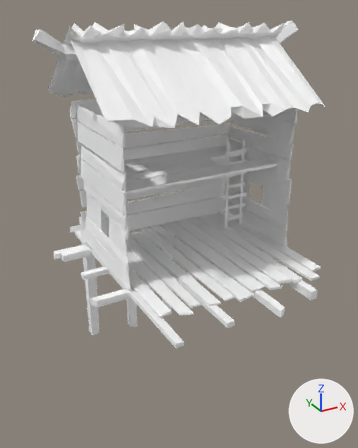
The FBX model Assets/Resources/Hut/GL-Manmade-01-LOD2.fbx: old version first, new version second.
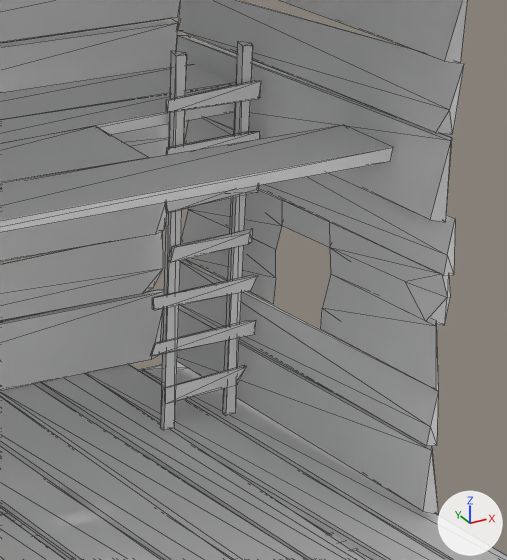
Each version is shown whole from a 50 mm camera at (-30.4, -50.4, 32.6) aimed at (-0.3, 4.3, 5.2), then close up on the part from 52% to 85% of the width and 29% to 57% of the height. The axes (+X, +Y, +Z) are drawn at lower right. The lights are the same throughout. The close-ups show mesh edges as thin lines. Where no turn or scale is listed for an object, it has been applied to the vertices. Vertices at the same position are counted once.

Names of what the first close-up shows: 'GL-Manmade-01-LOD2'.
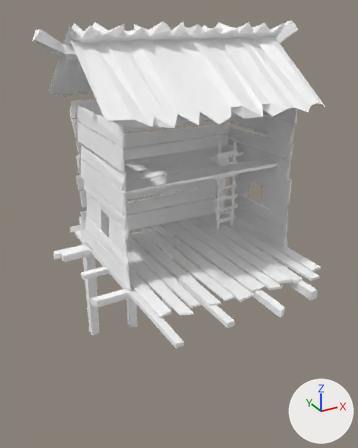
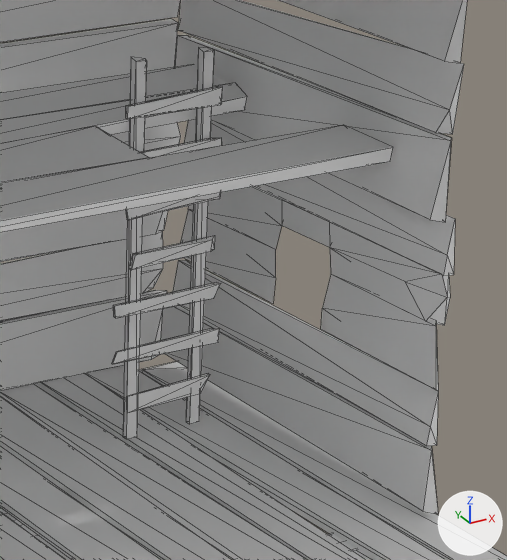
Where the newer file only moved an object's origin or applied its transform, the numbers keep the older frame.

What differs and where, as boxes (x1, y1, x2, y2) in the close-ups (507 x 560 px; the box of a moved part takes in the faces that stretch with it):
part 1 of me_untitled_002, moved or reshaped
    before: (167, 228, 252, 262)
    after: (128, 235, 215, 270)
part 2 of me_untitled_002, moved or reshaped
    before: (165, 185, 259, 214)
    after: (125, 192, 221, 221)
part 3 of me_untitled_002, moved or reshaped
    before: (166, 131, 260, 155)
    after: (140, 138, 222, 158)
part 4 of me_untitled_002, moved or reshaped
    before: (166, 81, 261, 113)
    after: (126, 87, 223, 119)
part 5 of me_untitled_002, moved or reshaped
    before: (165, 365, 247, 404)
    after: (127, 374, 210, 412)
part 6 of me_untitled_002, moved or reshaped
    before: (150, 320, 256, 356)
    after: (112, 328, 220, 364)
part 7 of me_untitled_002, moved or reshaped
    before: (152, 275, 258, 310)
    after: (113, 282, 221, 318)
part 8 of me_untitled_002, moved or reshaped
    before: (160, 51, 187, 430)
    after: (123, 57, 147, 439)
part 9 of me_untitled_002, moved or reshaped
    before: (222, 41, 253, 415)
    after: (186, 47, 214, 424)

The change, as a diff of the scene's bpy script:
```diff
--- a/Assets/Resources/Hut/GL-Manmade-01-LOD2.fbx.py
+++ b/Assets/Resources/Hut/GL-Manmade-01-LOD2.fbx.py
@@ me_untitled_002 @@
 me_untitled_002.from_pydata(...)  # 900 vertices, 1278 faces; spans x -18.6..18.6, y -21.0..12.9, z -43.9..5.2
 # used by ob_gl_manmade_01_lod2; location = (2.25, 7.59, 25.79)
+# me_untitled_002 part 1: the loose piece of 8 vertices spanning x 8.1..11.7, y 1.1..1.3, z -18.8..-18.1 is moved by (-1.6, 0.0, 0.0)
+# me_untitled_002 part 2: the loose piece of 8 vertices spanning x 7.9..11.9, y 1.1..1.3, z -17.0..-16.3 is moved by (-1.6, 0.0, 0.0)
+# me_untitled_002 part 3: the loose piece of 11 vertices spanning x 7.9..11.7, y 1.1..1.2, z -15.1..-14.5 is moved by (-1.6, 0.0, 0.0)
+# me_untitled_002 part 4: the loose piece of 8 vertices spanning x 7.8..11.7, y 1.1..1.2, z -13.4..-12.7 is moved by (-1.6, 0.0, 0.0)
+# me_untitled_002 part 5: the loose piece of 7 vertices spanning x 8.3..11.8, y 1.2..1.3, z -24.2..-23.4 is moved by (-1.6, 0.0, 0.0)
+# me_untitled_002 part 6: the loose piece of 8 vertices spanning x 7.6..12.1, y 1.2..1.3, z -22.2..-21.7 is moved by (-1.6, 0.0, 0.0)
+# me_untitled_002 part 7: the loose piece of 8 vertices spanning x 7.6..12.0, y 1.2..1.3, z -20.5..-19.9 is moved by (-1.6, 0.0, 0.0)
+# me_untitled_002 part 8: the loose piece of 9 vertices spanning x 8.2..8.8, y 1.3..1.6, z -25.2..-11.4 is moved by (-1.6, 0.0, 0.0)
+# me_untitled_002 part 9: the loose piece of 8 vertices spanning x 10.9..11.5, y 1.3..1.6, z -25.2..-11.4 is moved by (-1.6, 0.0, 0.0)
 me_untitled_002.materials.append(mat_gl_tex_01)
```
